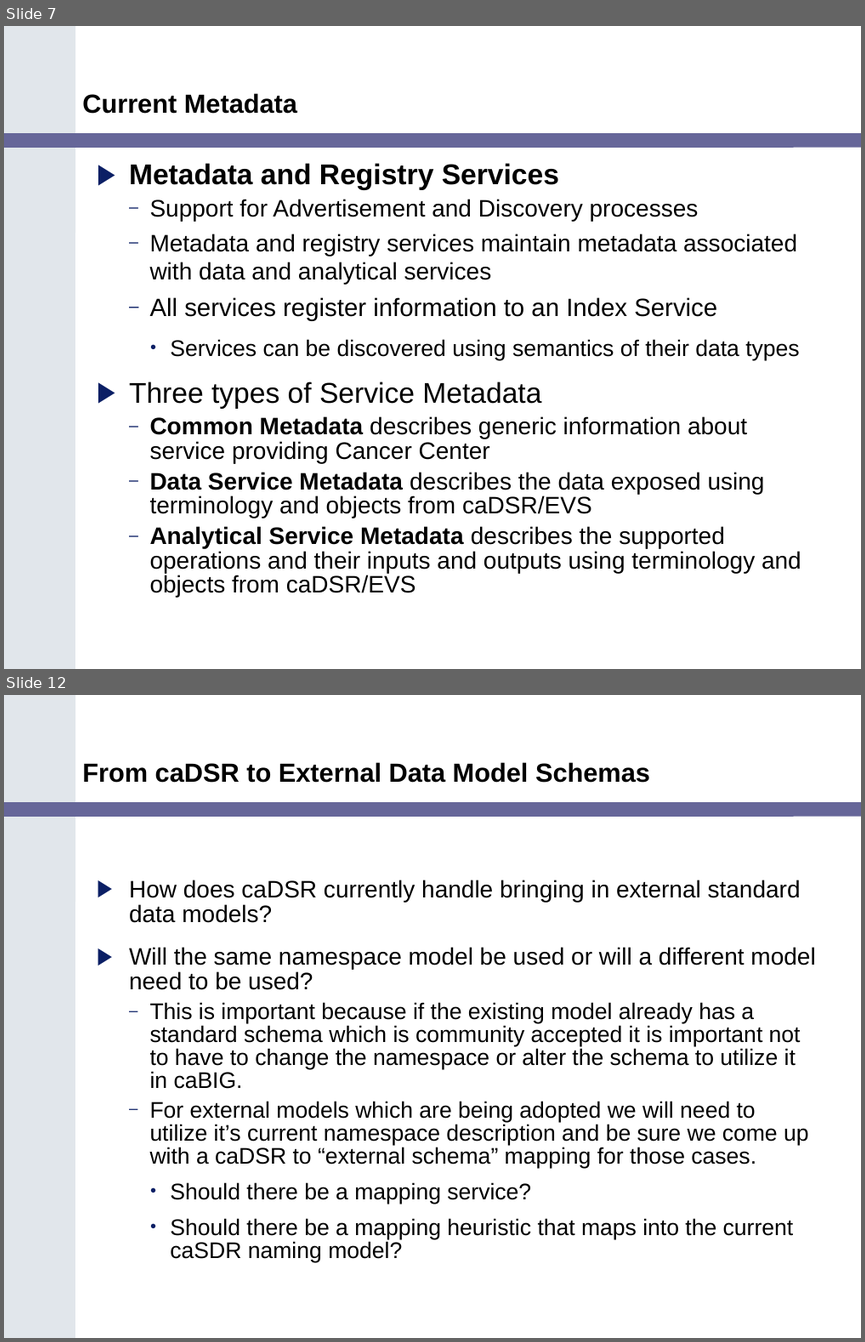
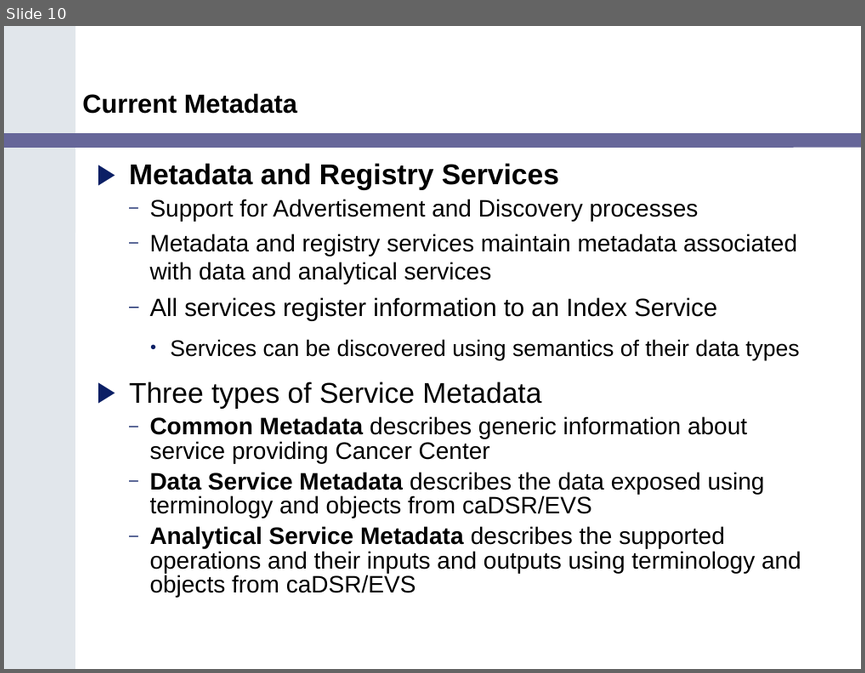
Before and after one commit to NCIP/cagrid-portal, a slide deck: cagrid-1-0/Documentation/presentations/200602_VCDE_ARCH/Service_Guidlines_Arch_VCDE_Feb2.ppt. Shown one above the other, each under a label of ours: slides 7 and 12 before the commit, slide 10 after it; the slides between them are not shown. The pictures are 865x1342 and 865x673 pixels, drawn with LibreOffice and Linux fonts; fonts in the diff are those of the drawing; background and template pictures are left out. Boxes give left, top, right and bottom in pixels: in the first picture for what was removed or moved away, otherwise in the second. Text is boxed around its words. In the diff, an @@ line names an element or a change of style, - is before the commit and + after.

```diff
--- a/cagrid-1-0/Documentation/presentations/200602_VCDE_ARCH/Service_Guidlines_Arch_VCDE_Feb2.ppt
+++ b/cagrid-1-0/Documentation/presentations/200602_VCDE_ARCH/Service_Guidlines_Arch_VCDE_Feb2.ppt
@@ slide 12 removed at (4, 695, 861, 1338), background #FFFFFF; not listed: 2 template elements that a slide beside it also shows @@
@@ title removed at (82, 762, 650, 783) @@
-From caDSR to External Data Model Schemas
@@ text removed at (129, 879, 815, 1262) @@
-▶ How does caDSR currently handle bringing in external standard data models?
-▶ Will the same namespace model be used or will a different model need to be used?
-  – This is important because if the existing model already has a standard schema which is community accepted it is important not to have to change the namespace or alter the schema to utilize it in caBIG.
-  – For external models which are being adopted we will need to utilize it’s current namespace description and be sure we come up with a caDSR to “external schema” mapping for those cases.
-    • Should there be a mapping service?
-    • Should there be a mapping heuristic that maps into the current caSDR naming model?
@@ what was slide 7 is now slide 10 @@
```
Also in this commit, not shown: 4 slides changed, 18 slides added, 5 other slides removed.
